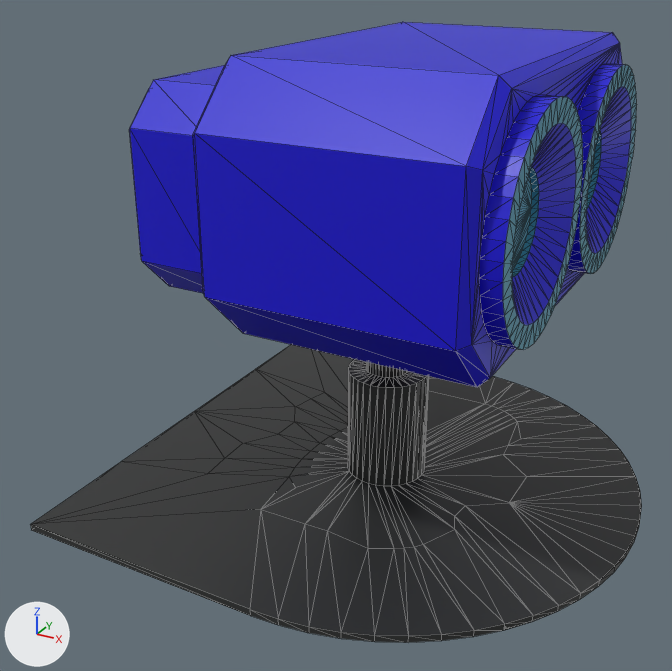
Before and after pictures for a commit that changed the COLLADA model models/sensors/PTUD46MobileRanger/mobileranger_fixed.dae.
Rendered twice from a camera (50 mm lens) standing at (0.109, -0.23, 0.158) and looking at (-0.01, -0.014, 0.05). Every picture has the same lights, and +X, +Y and +Z are marked at lower left. Mesh edges are drawn as thin lines.

In view in the first picture: 'mobileranger_rugged'.
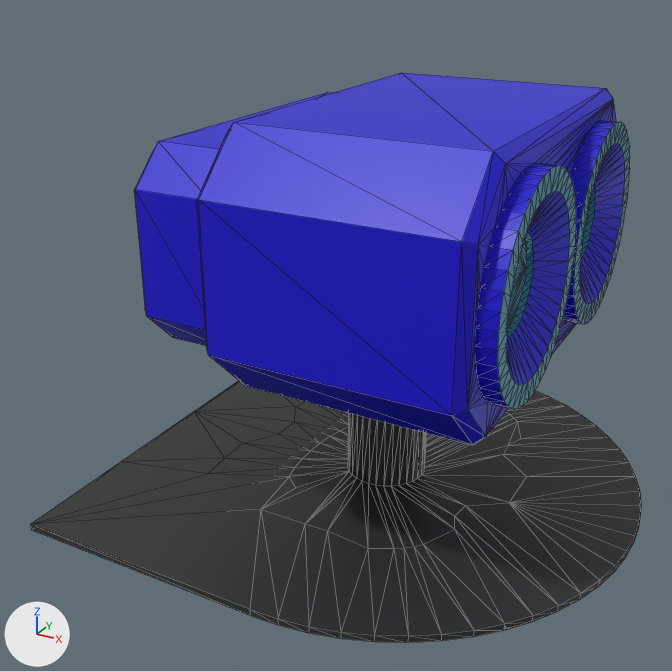
What the commit changed:
me_mobileranger_rugged has 699 vertices, 1394 faces and spans x -0.075..0.077, y -0.077..0.077, z 0.0..0.131.
me_mobileranger_rugged is used by ob_mobileranger_rugged; location (0.0, 0.0, 0.0).
me_mobileranger_rugged part 1: all 484 vertices in x -0.048..0.052, y -0.062..0.062, z 0.061..0.131 are moved by (0.0, 0.0, -0.015).
me_mobileranger_rugged part 2: all 70 vertices in x -0.012..0.012, y -0.012..0.012, z 0.036 are moved by (0.0, 0.0, -0.01).

Where the change shows, as pixel boxes [x1, y1, x2, y2] in the pictures (672 x 671 px; the box of a moved part takes in the faces that stretch with it):
'mobileranger_rugged', reshaped (8% shorter)
    before: [30, 22, 642, 642]
    after: [30, 73, 642, 642]
part 1 of me_mobileranger_rugged, moved or reshaped
    before: [129, 22, 637, 387]
    after: [135, 73, 630, 445]
part 2 of me_mobileranger_rugged, moved or reshaped
    before: [348, 359, 429, 486]
    after: [348, 413, 426, 486]
